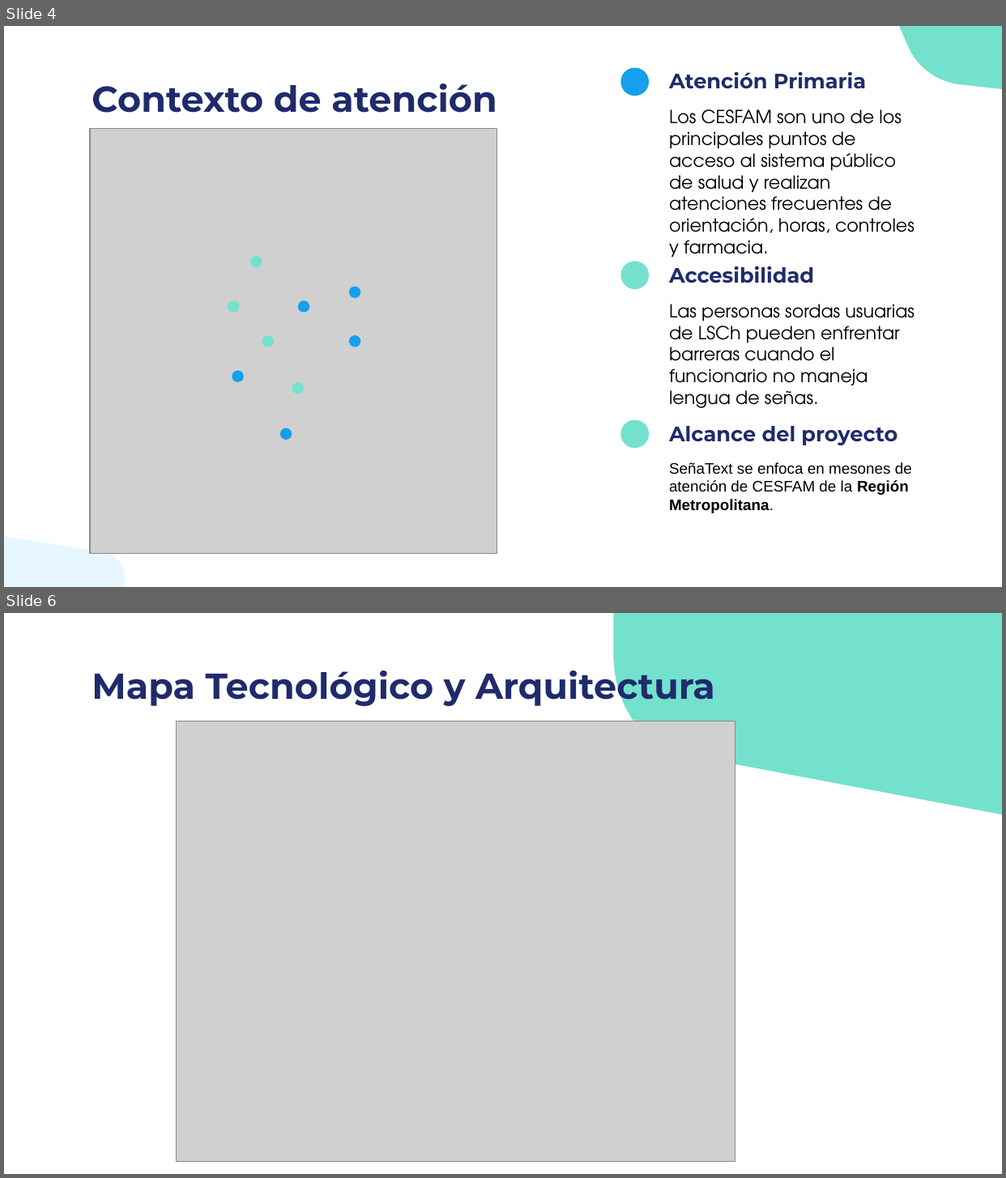
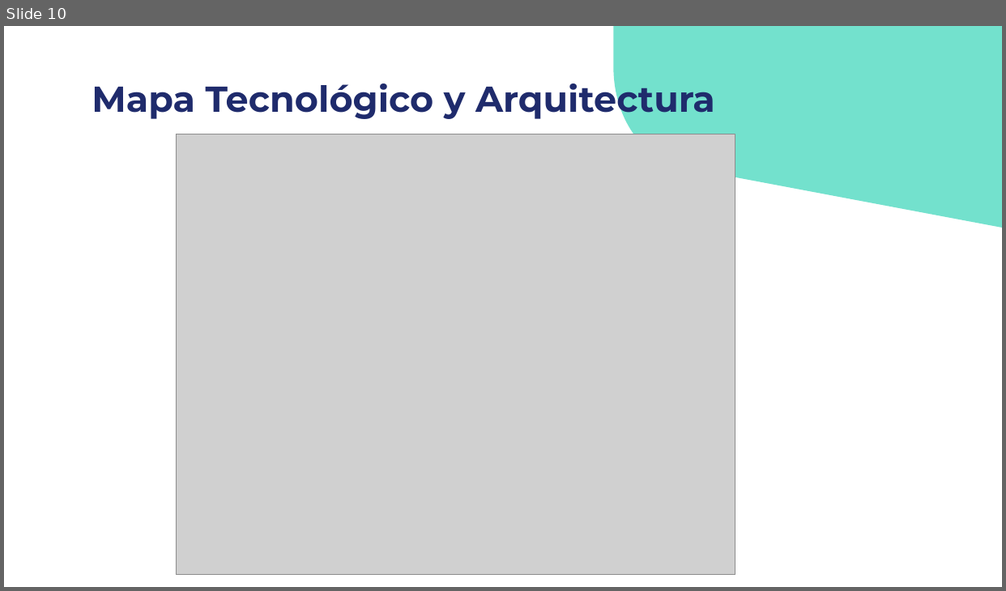
Before and after one commit to mtynnn/senatext, a slide deck: Fase 2/Evidencias Proyecto/Gestion_proyecto/Presentación Proyecto.pptx. Shown one above the other, each under a label of ours: slides 4 and 6 before the commit, slide 10 after it; the slides between them are not shown. The pictures are 1006x1178 and 1006x591 pixels, drawn with LibreOffice and Linux fonts; fonts in the diff are those of the drawing; grey boxes stand for pictures. Boxes give left, top, right and bottom in pixels: in the first picture for what was removed or moved away, otherwise in the second. Text is boxed around its words. In the diff, an @@ line names an element or a change of style, - is before the commit and + after.

```diff
--- a/Fase 2/Evidencias Proyecto/Gestion_proyecto/Presentación Proyecto.pptx
+++ b/Fase 2/Evidencias Proyecto/Gestion_proyecto/Presentación Proyecto.pptx
@@ slide 4 removed at (4, 26, 1002, 587), background #FFFFFF @@
@@ freeform shape removed at (899, 26, 1002, 89) @@
@@ ellipse removed at (620, 68, 649, 96) @@
@@ subtitle removed at (669, 72, 866, 89) @@
-Atención Primaria
@@ title removed at (91, 84, 496, 113) @@
-Contexto de atención
@@ subtitle removed at (669, 109, 914, 258) @@
-Los CESFAM son uno de los principales puntos de acceso al sistema público de salud y realizan atenciones frecuentes de orientación, horas, controles y farmacia.
@@ picture removed at (90, 129, 497, 554) @@
@@ ellipse removed at (250, 257, 262, 268) @@
@@ ellipse removed at (620, 262, 649, 289) @@
@@ subtitle removed at (669, 267, 814, 284) @@
-Accesibilidad
@@ ellipse removed at (349, 287, 361, 298) @@
@@ ellipse removed at (228, 301, 240, 313) @@
@@ ellipse removed at (298, 301, 310, 313) @@
@@ subtitle removed at (669, 304, 914, 408) @@
-Las personas sordas usuarias de LSCh pueden enfrentar barreras cuando el funcionario no maneja lengua de señas.
@@ ellipse removed at (262, 335, 275, 348) @@
@@ ellipse removed at (349, 335, 361, 348) @@
@@ ellipse removed at (232, 370, 244, 382) @@
@@ ellipse removed at (292, 382, 305, 395) @@
@@ ellipse removed at (280, 428, 292, 440) @@
@@ ellipse removed at (620, 420, 649, 448) @@
@@ subtitle removed at (669, 426, 897, 446) @@
-Alcance del proyecto
@@ subtitle removed at (669, 463, 912, 514) @@
-SeñaText se enfoca en mesones de atención de CESFAM de la Región Metropolitana.
@@ freeform shape removed at (4, 537, 125, 587) @@
@@ what was slide 6 is now slide 10 @@
```
Also in this commit, not shown: 3 slides changed, 10 slides added, 3 other slides removed.
